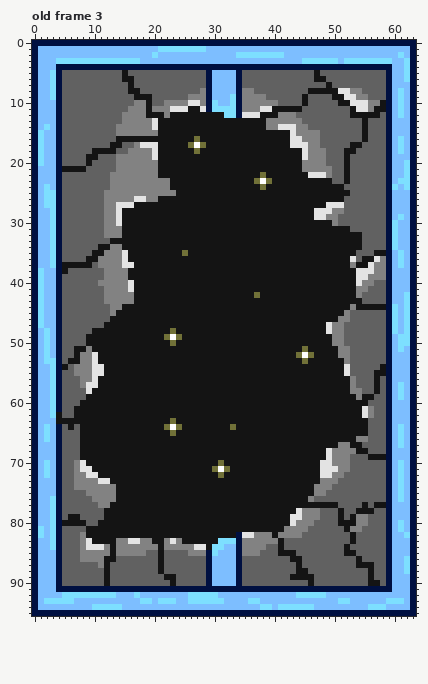
Pixel-art file -- public/assets/ASE_templates/window_shatter.ase. This is how it looked before the edit.
64x96 pixels, 3 frames. Shown: old frame 3. The commit also changed other frames, which this record leaves out.
New version:
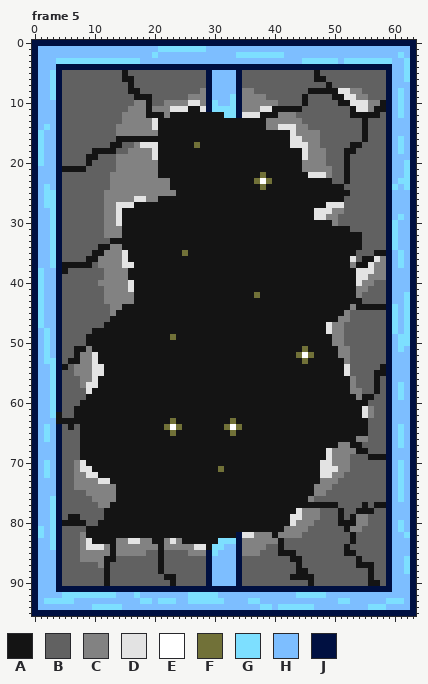
Palette (. is transparent): A #141414  B #616161  C #828282  D #e3e3e3  E #ffffff  F #717138  G #7ddfff  H #7dbeff  J #001041
A new or re-ordered frame is compared with the old frame closest to it.
Change:
frames 3 -> 5
Frame 5 is new; against old frame 3:
Colour F gives way to colour A in row 16 at x 27; in row 17 at x 26 and 28; in row 18 at x 27; in row 48 at x 23; in row 49 at x 22 and 24; in row 50 at x 23.
Colour F gives way to colour A in row 70 at x 31; in row 71 at x 30 and 32; in row 72 at x 31.
Colour F gives way to colour E in row 64 at x 33.
Colour A gives way to colour F in row 63 at x 33; in row 64 at x 32 and 34; in row 65 at x 33.
Colour E gives way to colour F in row 17 at x 27; in row 49 at x 23; in row 71 at x 31.
Boxes around the changes in both pictures, in picture pixels (x1, y1, x2, y2):
changed: (188, 136, 206, 154)
changed: (164, 328, 182, 346)
changed: (224, 418, 242, 436)
changed: (212, 460, 230, 478)
